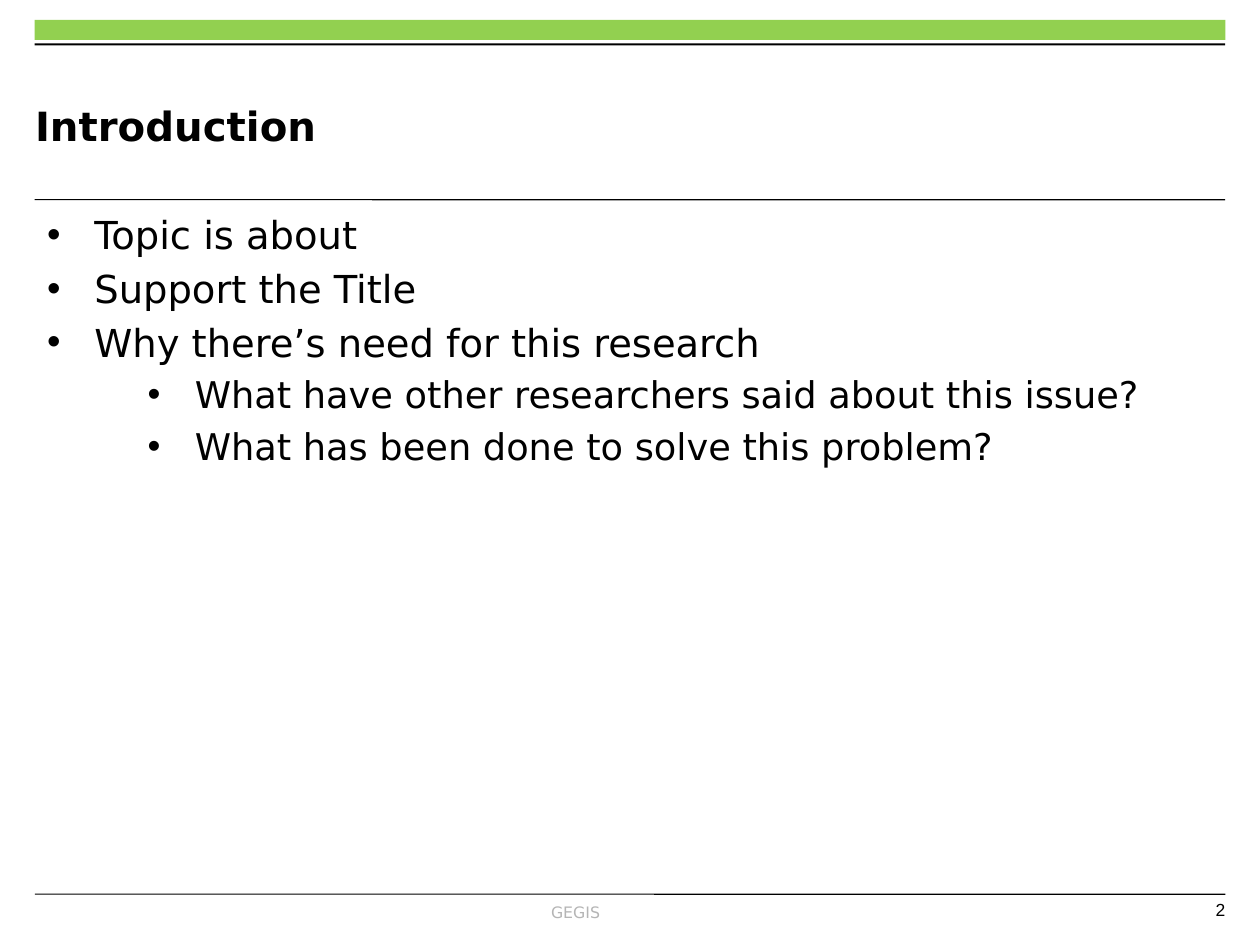
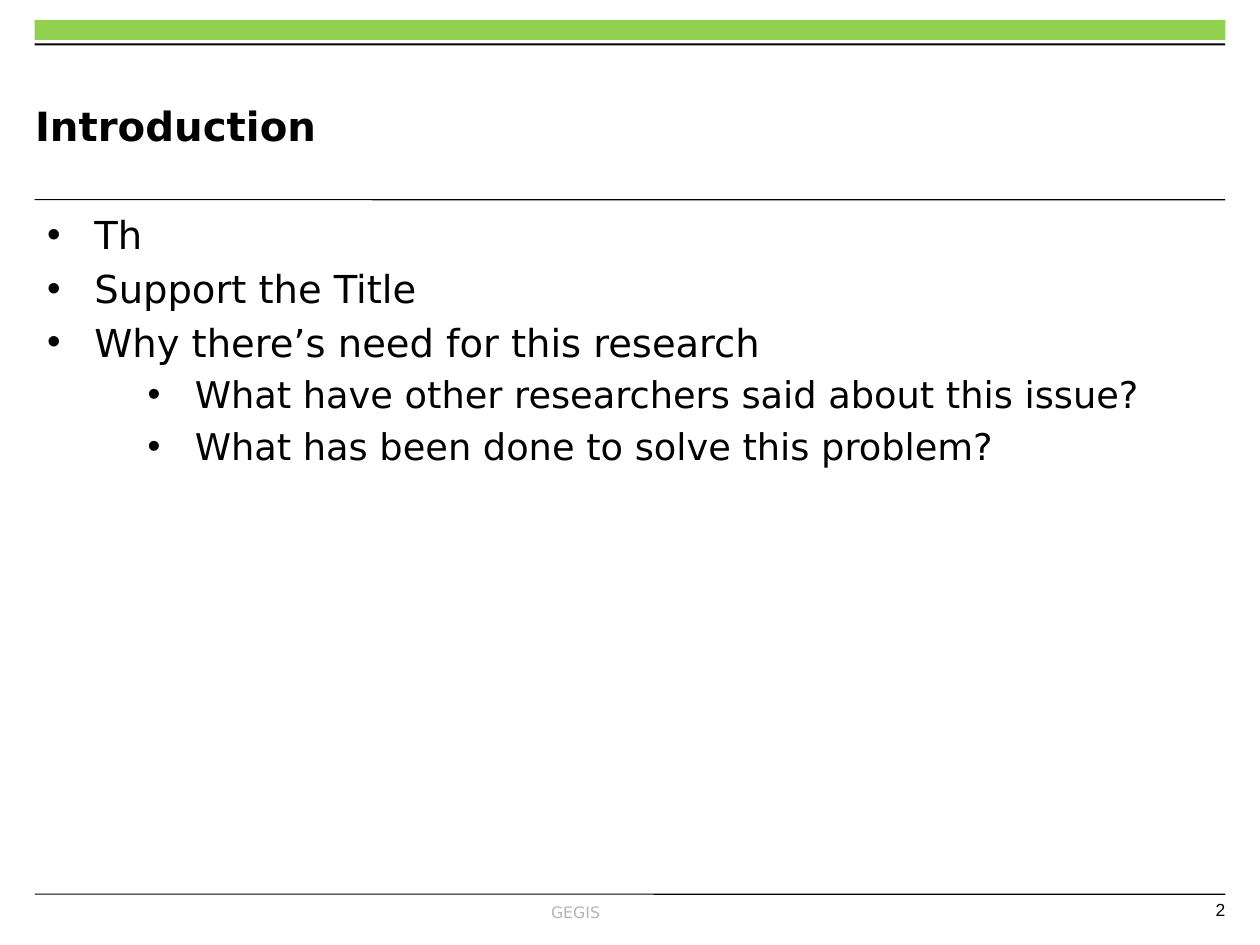
Before and after one commit to OkomoJacob/FinalYearProject, a slide deck: slide 2 of MY PRESENTATION.pptx. Drawn at 1260x945 pixels with LibreOffice and Linux fonts; fonts in the diff are those of the drawing; background and template pictures are left out. Boxes give left, top, right and bottom in pixels: in the first picture for what was removed or moved away, otherwise in the second. Text is boxed around its words. In the diff, an @@ line names an element or a change of style, - is before the commit and + after.

```diff
--- a/MY PRESENTATION.pptx
+++ b/MY PRESENTATION.pptx
@@ text at (94,219,142,249): text changed @@
-• Topic is about
+• Th
```
Also in this commit, not shown: 2 other slides changed, 7 other files.
